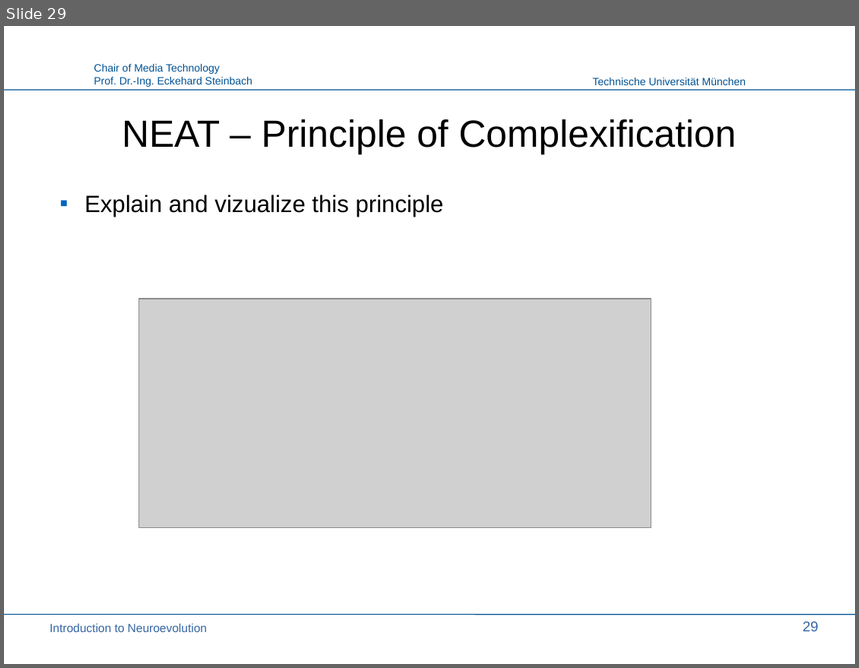
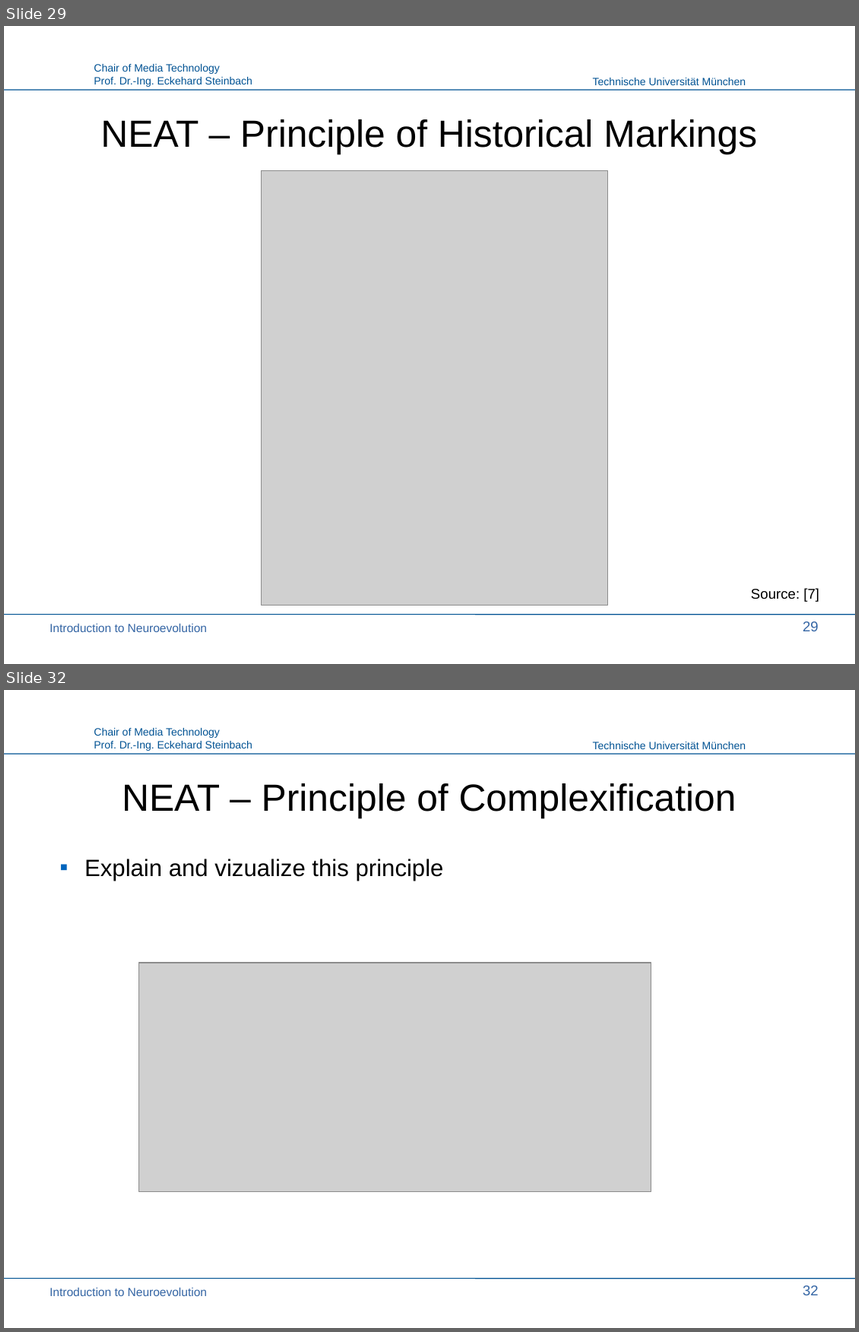
Before and after one commit to PaulPauls/Neuroevolution_of_Augmenting_Topologies_Paper, a slide deck: presentation/neuroevolution_presentation.odp. Shown one above the other, each under a label of ours: slide 29 before the commit, slides 29 and 32 after it; the slides between them are not shown. The pictures are 859x668 and 859x1332 pixels, drawn with LibreOffice and Linux fonts; fonts in the diff are those of the drawing; grey boxes stand for pictures; background and template pictures are left out. Boxes give left, top, right and bottom in pixels: in the first picture for what was removed or moved away, otherwise in the second. Text is boxed around its words. In the diff, an @@ line names an element or a change of style, - is before the commit and + after.

Commit message:
Cropped Images; Advanced presentation up to including 'Principle of Speciation'; Added pdf version

```diff
--- a/presentation/neuroevolution_presentation.odp
+++ b/presentation/neuroevolution_presentation.odp
@@ slide 29 added at box(4, 26, 855, 664), background #FFFFFF; not listed: 4 template elements that a slide beside it also shows @@
@@ title added at box(101, 119, 757, 154), 32 pt, text #000000 @@
+NEAT – Principle of Historical Markings
@@ picture added at box(262, 170, 608, 606) @@
@@ text added at box(751, 588, 819, 602), 12 pt, text #000000 @@
+Source: [7]
@@ text added at box(50, 623, 207, 632), 10 pt, text #3465A4 @@
+Introduction to Neuroevolution
@@ page number added at box(803, 622, 819, 632), 12 pt, text #3465A4 @@
+29
@@ what was slide 29 is now slide 32 @@
@@ page number at box(803, 1286, 819, 1296): text changed @@
-29
+32
```
Also in this commit, not shown: 6 slides changed, 2 other slides added, 4 other files.
